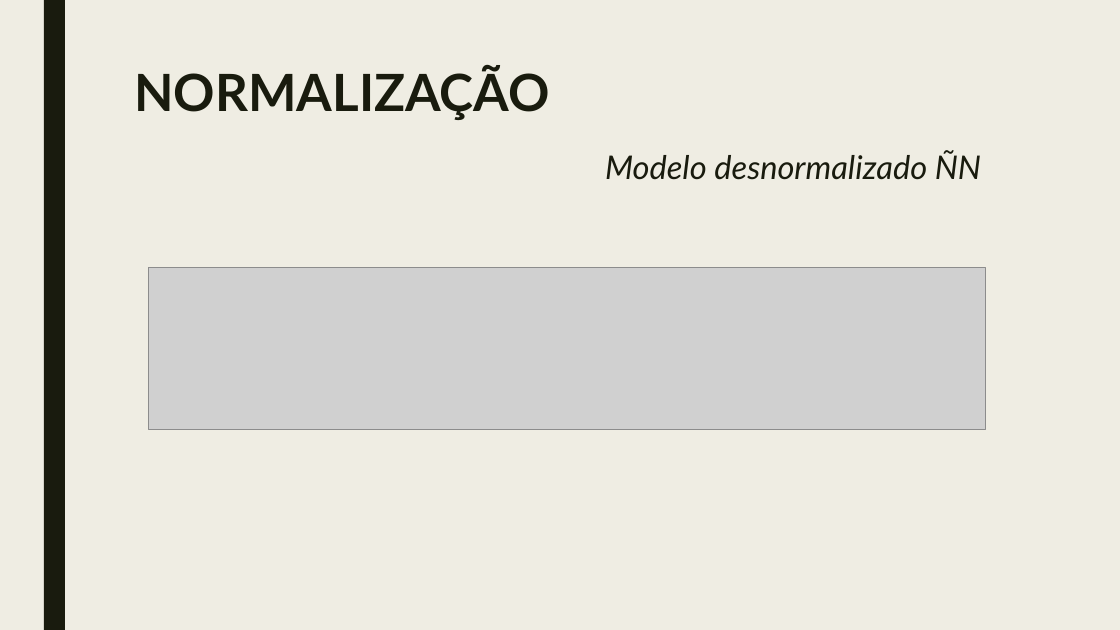
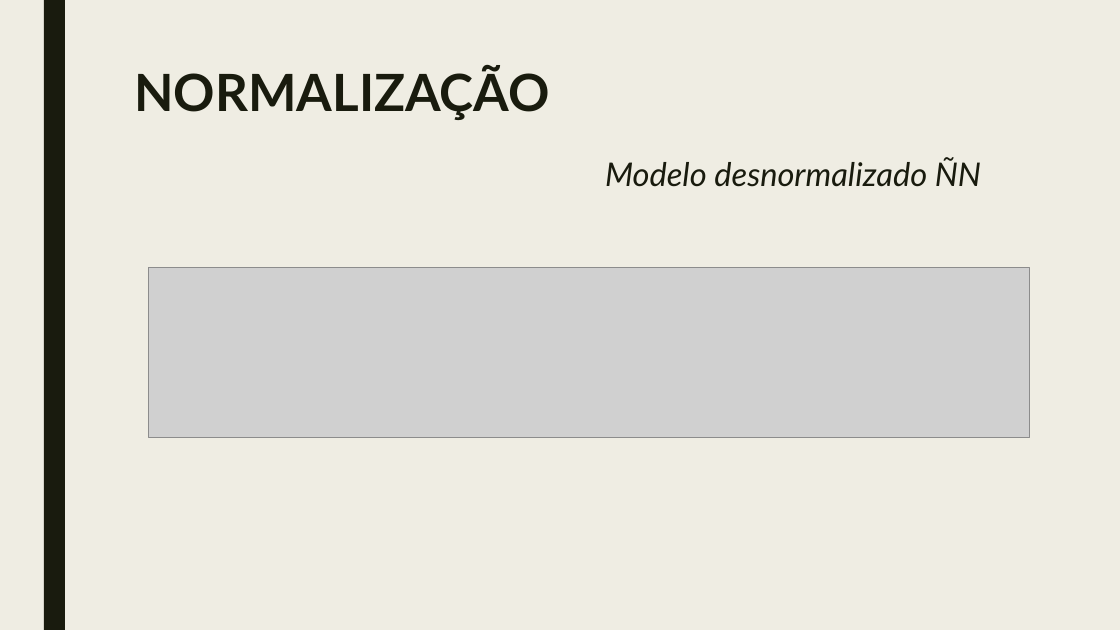
Before and after one commit to ggpereira/Fundamentos-de-BD, a slide deck: slide 3 of Apresentação/Trabalho prático fundamentos de banco de dados 2018.pptx. Drawn at 1120x630 pixels with LibreOffice and Linux fonts; fonts in the diff are those of the drawing; grey boxes stand for pictures. Boxes give left, top, right and bottom in pixels: in the first picture for what was removed or moved away, otherwise in the second. Text is boxed around its words. In the diff, an @@ line names an element or a change of style, - is before the commit and + after.

```diff
--- a/Apresentação/Trabalho prático fundamentos de banco de dados 2018.pptx
+++ b/Apresentação/Trabalho prático fundamentos de banco de dados 2018.pptx
@@ text "Modelo desnormalizado ÑN": place and size @@
-text "Modelo desnormalizado ÑN" at (605, 150, 981, 180)
+text "Modelo desnormalizado ÑN" at (605, 158, 981, 187)
@@ picture: place and size @@
-picture at (149, 268, 986, 429)
+picture at (149, 268, 1030, 438)
```
Also in this commit, not shown: 11 other slides changed, 7 slides added.
